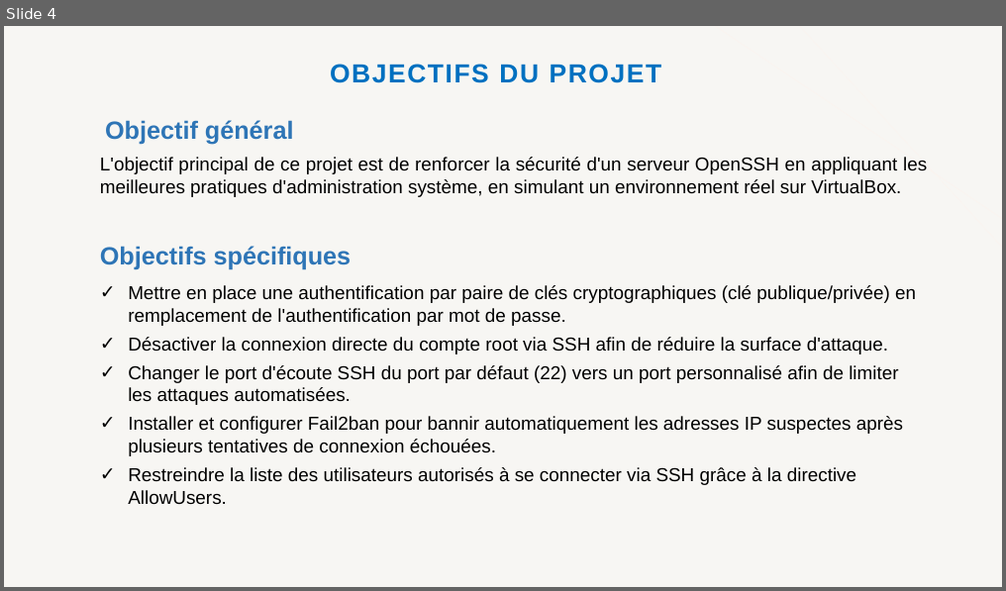
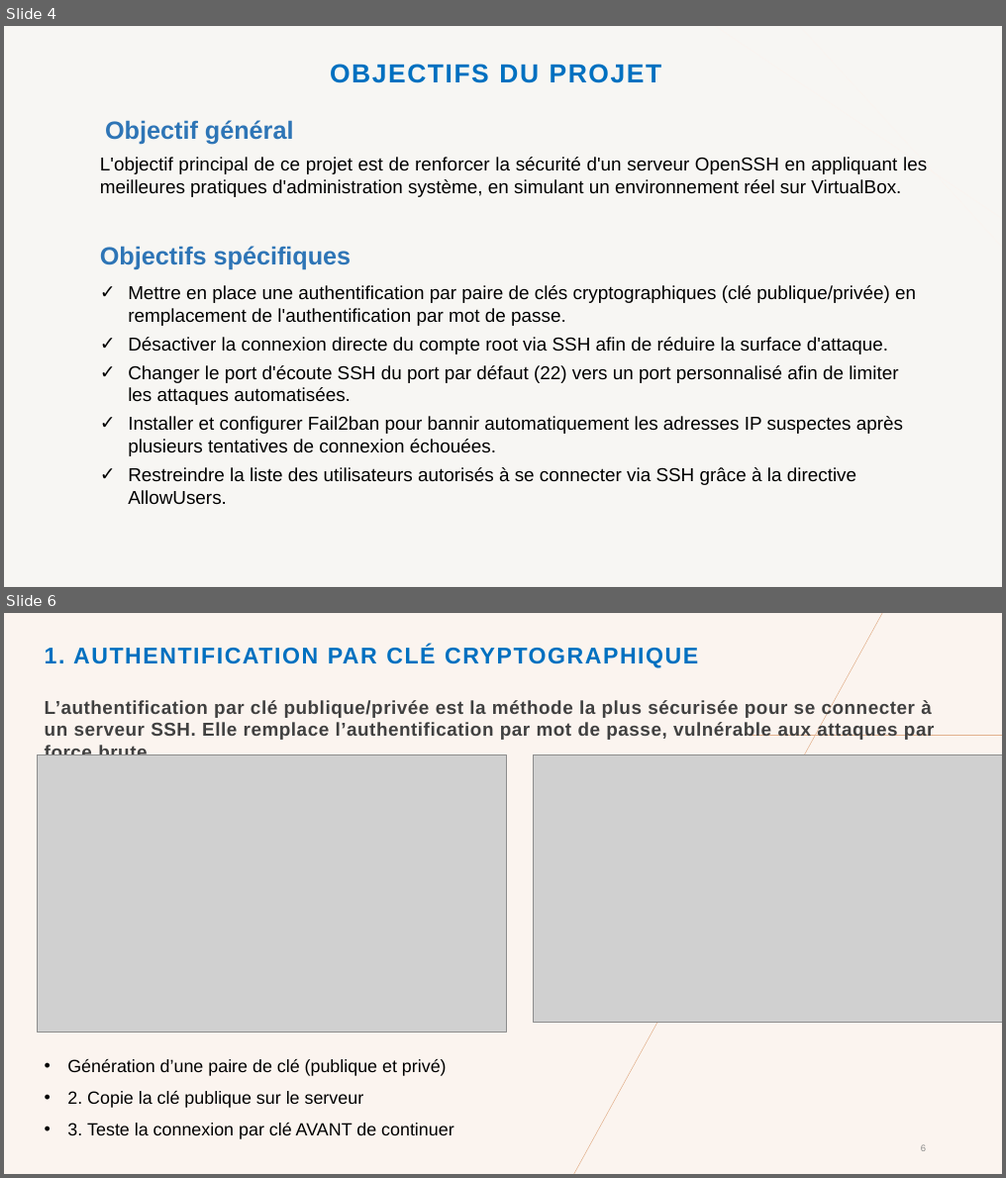
Before and after one commit to Christyy2/Projet-Final-ASI, a slide deck: Présentation-ASI.pptx. Shown one above the other, each under a label of ours: slide 4 before the commit, slides 4 and 6 after it; the slides between them are not shown. The pictures are 1006x591 and 1006x1178 pixels, drawn with LibreOffice and Linux fonts; fonts in the diff are those of the drawing; grey boxes stand for pictures; background and template pictures are left out. Boxes give left, top, right and bottom in pixels: in the first picture for what was removed or moved away, otherwise in the second. Text is boxed around its words. In the diff, an @@ line names an element or a change of style, - is before the commit and + after.

```diff
--- a/Présentation-ASI.pptx
+++ b/Présentation-ASI.pptx
@@ slide 6 added at [4,613,1002,1174], background #FBF4EF @@
@@ line added from (884, 613) to (573, 1174), #E2B18D 0.5 pt @@
@@ title added at [45,646,698,668], 22 pt, text #0070C0, bold @@
+1. AUTHENTIFICATION PAR CLÉ CRYPTOGRAPHIQUE
@@ text added at [45,699,934,740], 18 pt, text #404040, bold @@
+L’authentification par clé publique/privée est la méthode la plus sécurisée pour se connecter à un serveur SSH. Elle remplace l’authentification par mot de passe, vulnérable aux attaques par force brute.
@@ picture added at [37,756,506,1032] @@
@@ picture added at [534,756,1002,1022] @@
@@ line added from (748, 736) to (1002, 736), #E2B18D 0.5 pt @@
@@ text added at [67,1059,454,1140], 17 pt, text #000000 @@
+• Génération d’une paire de clé (publique et privé)
+• 2. Copie la clé publique sur le serveur
+• 3. Teste la connexion par clé AVANT de continuer
@@ page number added at [921,1145,926,1152], 9 pt, text #8C8C8C @@
+6
```
Also in this commit, not shown: 5 slides changed, 8 other slides added, 16 slides removed, 1 other file.
